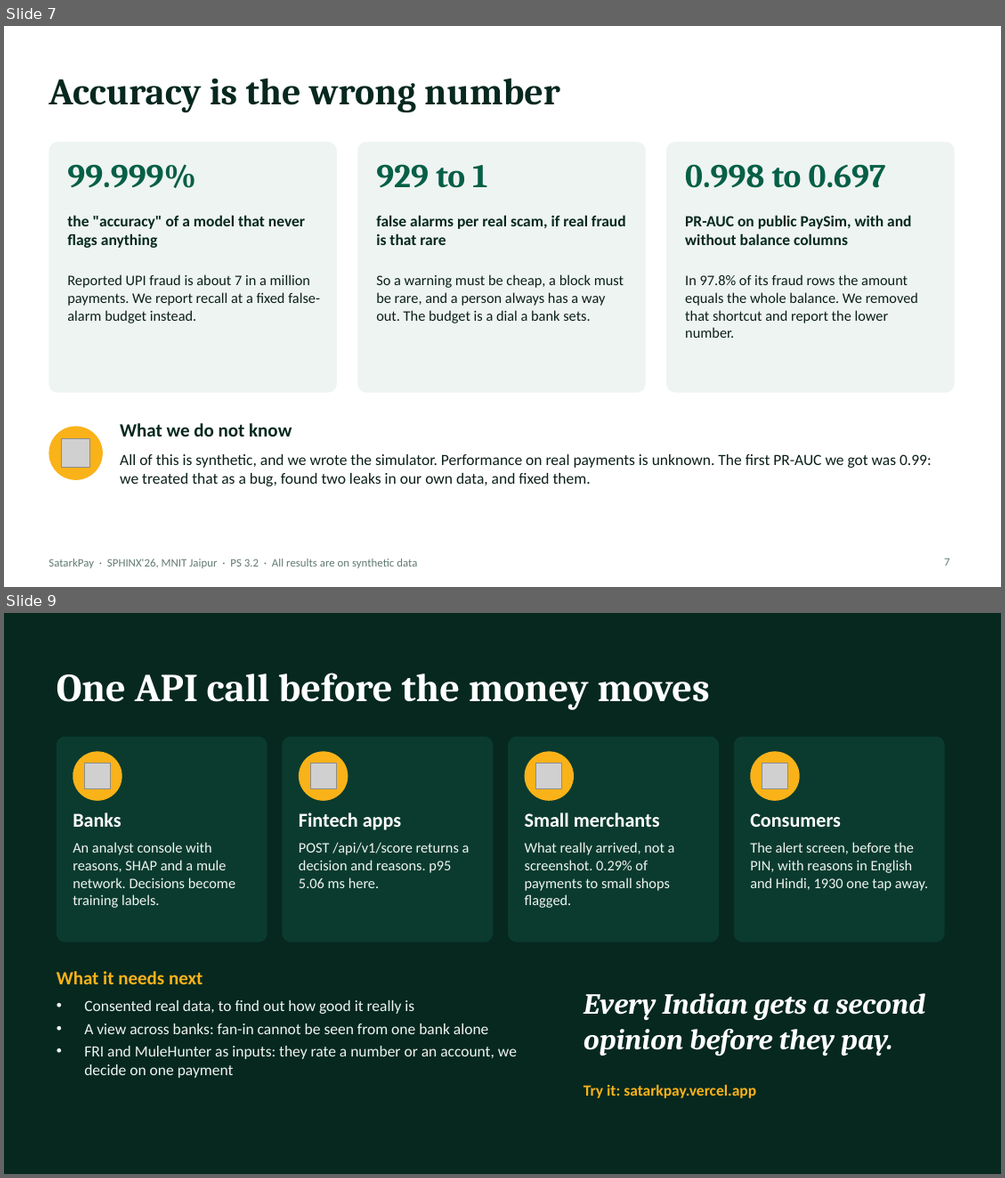
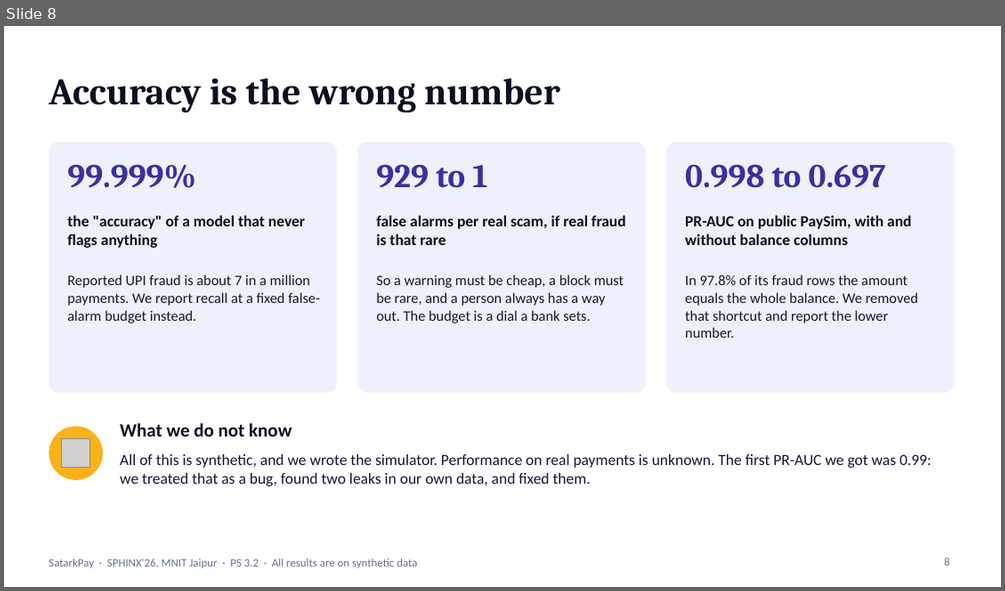
Before and after one commit to ajayyadav432/SatarkPay, a slide deck: docs/SatarkPay_Pitch.pptx. Shown one above the other, each under a label of ours: slides 7 and 9 before the commit, slide 8 after it; the slides between them are not shown. The pictures are 1005x1178 and 1005x591 pixels, drawn with LibreOffice and Linux fonts; fonts in the diff are those of the drawing; grey boxes stand for pictures. Boxes give left, top, right and bottom in pixels: in the first picture for what was removed or moved away, otherwise in the second. Text is boxed around its words. In the diff, an @@ line names an element or a change of style, - is before the commit and + after.

Commit message:
Stronger pitch: story first, new look, adoption plan, one-minute version
- Deck matches the logo and app colours, with fresh screens
- New slides: the story, why this is different, a real API answer with an adoption plan, a closing slide with the link
- Demo script gains a one-minute pitch

```diff
--- a/docs/SatarkPay_Pitch.pptx
+++ b/docs/SatarkPay_Pitch.pptx
@@ slide 9 removed at (4, 613, 1001, 1174), background #06281F @@
@@ text removed at (57, 673, 710, 710) @@
-One API call before the money moves
@@ rounded rectangle removed at (57, 737, 267, 942) @@
@@ rounded rectangle removed at (283, 737, 493, 942) @@
@@ rounded rectangle removed at (508, 737, 719, 942) @@
@@ rounded rectangle removed at (734, 737, 945, 942) @@
@@ ellipse removed at (73, 751, 122, 801) @@
@@ picture removed at (85, 763, 110, 788) @@
@@ ellipse removed at (299, 751, 348, 801) @@
@@ picture removed at (310, 763, 336, 788) @@
@@ ellipse removed at (525, 751, 574, 801) @@
@@ picture removed at (536, 763, 562, 788) @@
@@ ellipse removed at (751, 751, 800, 801) @@
@@ picture removed at (762, 763, 788, 788) @@
@@ text removed at (73, 812, 121, 827) @@
-Banks
@@ text removed at (299, 812, 401, 830) @@
-Fintech apps
@@ text removed at (525, 812, 660, 827) @@
-Small merchants
@@ text removed at (750, 813, 841, 827) @@
-Consumers
@@ text removed at (73, 842, 235, 908) @@
-An analyst console with reasons, SHAP and a mule network. Decisions become training labels.
@@ text removed at (299, 842, 469, 888) @@
-POST /api/v1/score returns a decision and reasons. p95 5.06 ms here.
@@ text removed at (525, 842, 675, 908) @@
-What really arrived, not a screenshot. 0.29% of payments to small shops flagged.
@@ text removed at (750, 842, 928, 891) @@
-The alert screen, before the PIN, with reasons in English and Hindi, 1930 one tap away.
@@ text removed at (57, 971, 202, 984) @@
-What it needs next
@@ text removed at (84, 1000, 517, 1078) @@
-• Consented real data, to find out how good it really is
-• A view across banks: fan-in cannot be seen from one bank alone
-• FRI and MuleHunter as inputs: they rate a number or an account, we decide on one payment
@@ text removed at (583, 993, 926, 1055) @@
-Every Indian gets a second opinion before they pay.
@@ text removed at (583, 1084, 756, 1098) @@
-Try it: satarkpay.vercel.app
@@ what was slide 7 is now slide 8 @@
@@ slide 8 changed as well @@
@@ fill #EEF4F1 to #EEF1FB in 3 elements at (48, 142, 337, 393), (357, 142, 646, 393), (666, 142, 955, 393) @@
@@ text colour #065F46 to #3730A3 in 3 elements at (67, 164, 196, 188), (376, 164, 487, 188), (685, 164, 886, 188) @@
@@ text colour #06281F to #0B1020 in 5 elements at (48, 78, 560, 113), (67, 215, 305, 248), (376, 215, 626, 245), (685, 215, 911, 245), (120, 423, 291, 436) @@
@@ text colour #0B1F18 to #111733 in 4 elements at (67, 274, 320, 323), (376, 274, 623, 323), (685, 274, 918, 338), (120, 454, 931, 486) @@
@@ text "SatarkPay · SPHINX'26, MNIT Jaipur ..." at (48, 558, 417, 568): text colour #627A70 to #64708F @@
@@ page number at (944, 557, 949, 565): text changed; text colour #627A70 to #64708F @@
-7
+8
```
Also in this commit, not shown: 7 other slides changed, 4 slides added, 1 other file.
